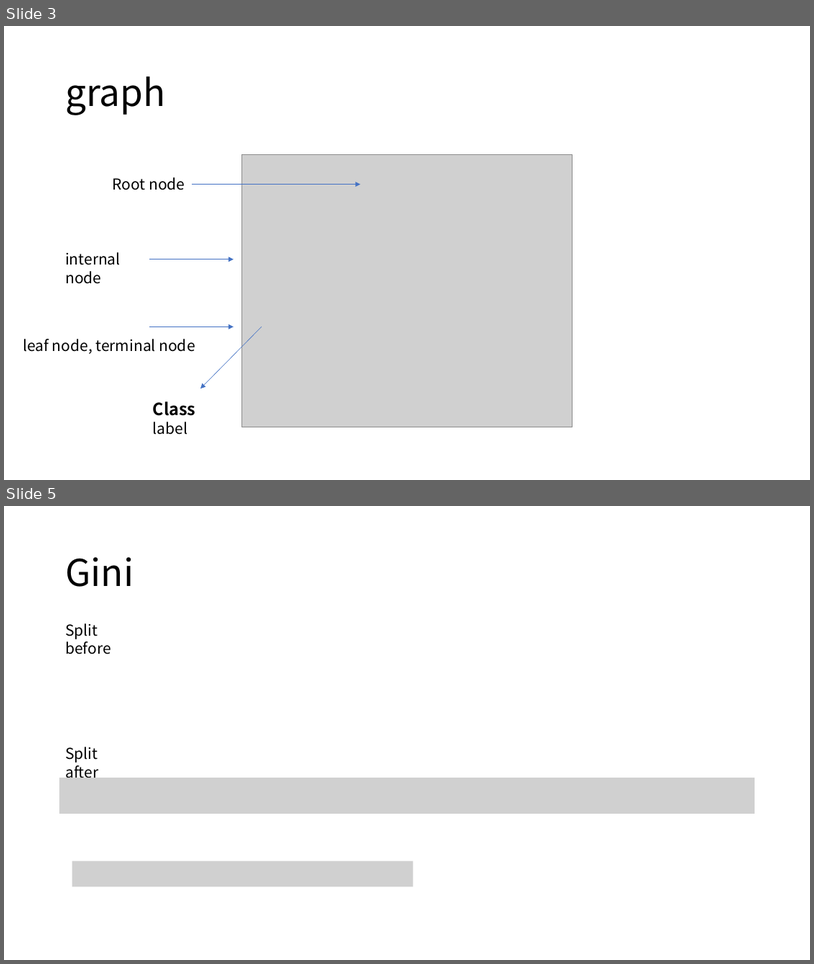
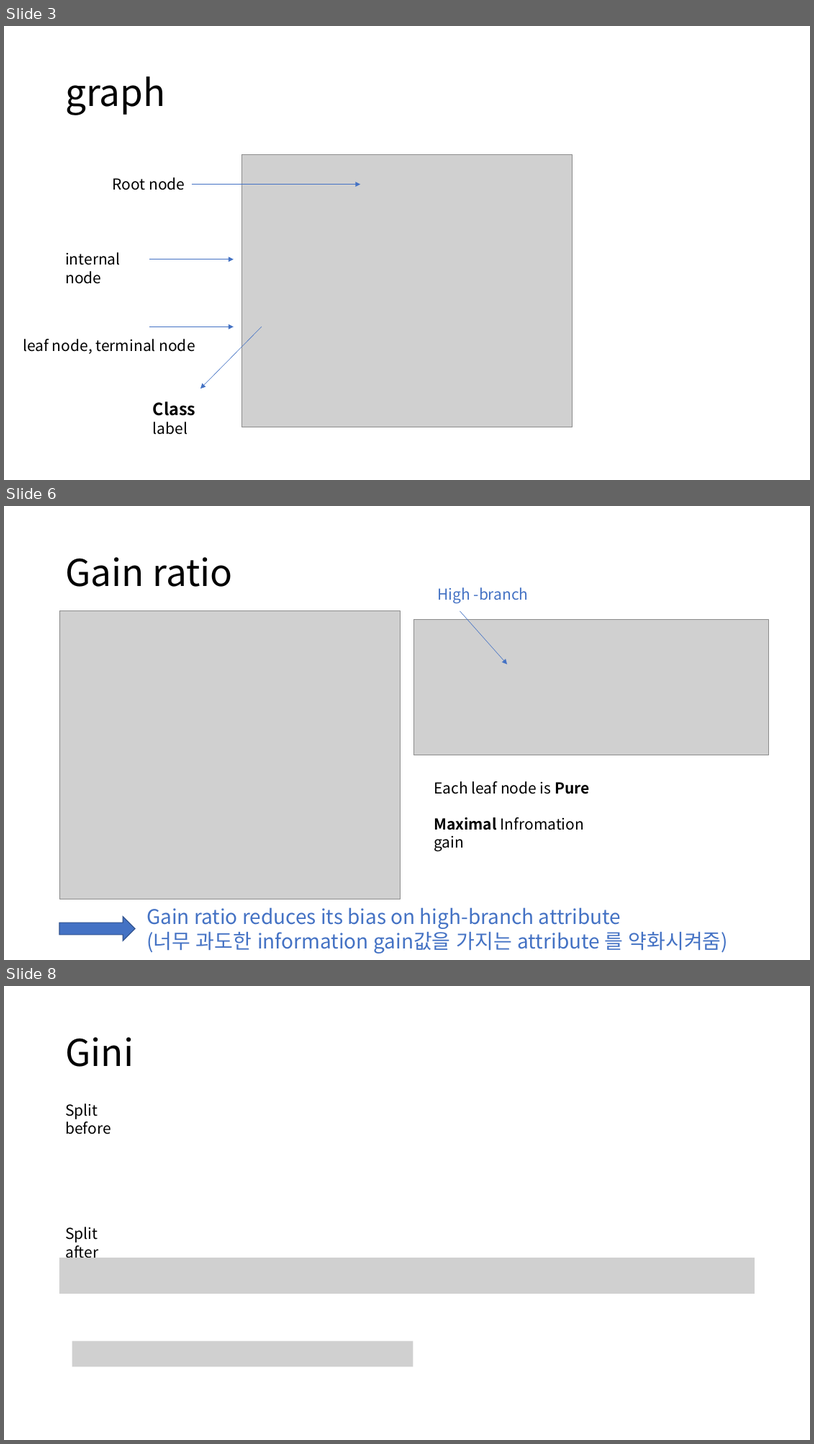
Before and after one commit to gudrb/machine_learning_class, a slide deck: Decision tree.pptx. Shown one above the other, each under a label of ours: slides 3 and 5 before the commit, slides 3, 6 and 8 after it; the slides between them are not shown. The pictures are 814x964 and 814x1444 pixels, drawn with LibreOffice and Linux fonts; fonts in the diff are those of the drawing; grey boxes stand for pictures. Boxes give left, top, right and bottom in pixels: in the first picture for what was removed or moved away, otherwise in the second. Text is boxed around its words. In the diff, an @@ line names an element or a change of style, - is before the commit and + after.

```diff
--- a/Decision tree.pptx
+++ b/Decision tree.pptx
@@ slide 6 added at [4, 506, 810, 960], background #FFFFFF @@
@@ title added at [65, 557, 233, 587], 44 pt, text #000000 @@
+Gain ratio
@@ text added at [437, 587, 529, 603], 18 pt, text #4472C4 @@
+High -branch
@@ picture added at [59, 611, 401, 899] @@
@@ arrow added from (460, 611) to (507, 664), #4472C4 0.5 pt @@
@@ picture added at [414, 620, 769, 755] @@
@@ text added at [434, 781, 589, 852], 18 pt, text #000000 @@
+Each leaf node is Pure
+Maximal Infromation gain
@@ text added at [147, 907, 728, 953], 24 pt, text #4472C4 @@
+Gain ratio reduces its bias on high-branch attribute
+(너무 과도한 information gain값을 가지는 attribute 를 약화시켜줌)
@@ right arrow added at [59, 916, 135, 940], fill #4472C4, outline #325491 1 pt @@
@@ what was slide 5 is now slide 8 @@
```
Also in this commit, not shown: 1 slide changed, 3 other slides added.
